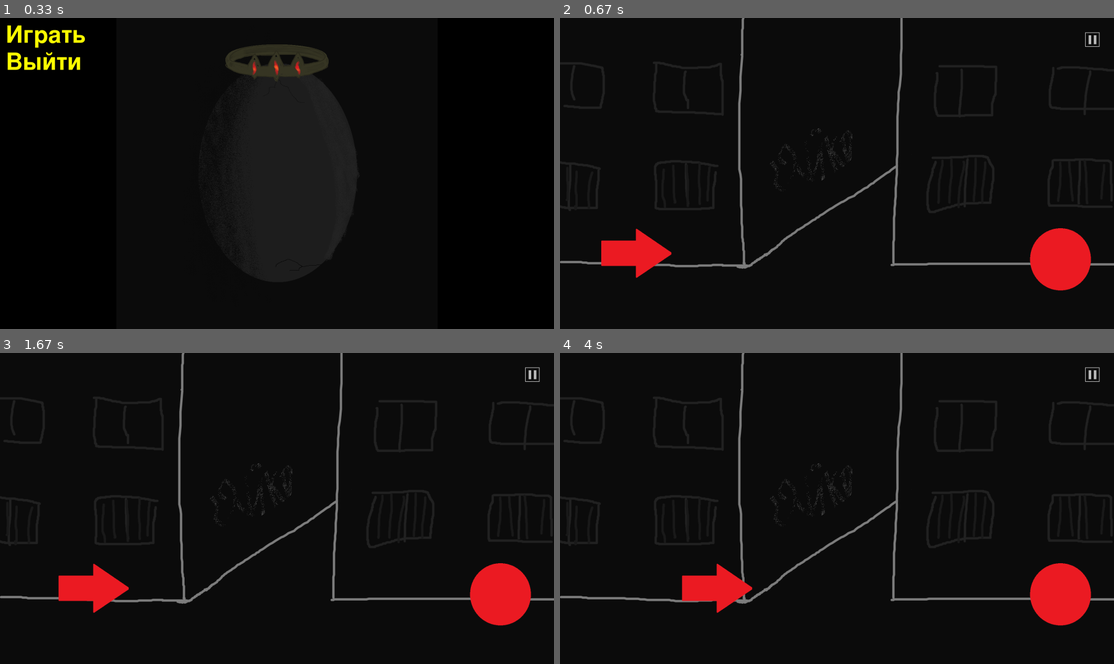
Above: before the commit, frames 1-4 (two rows, left to right).
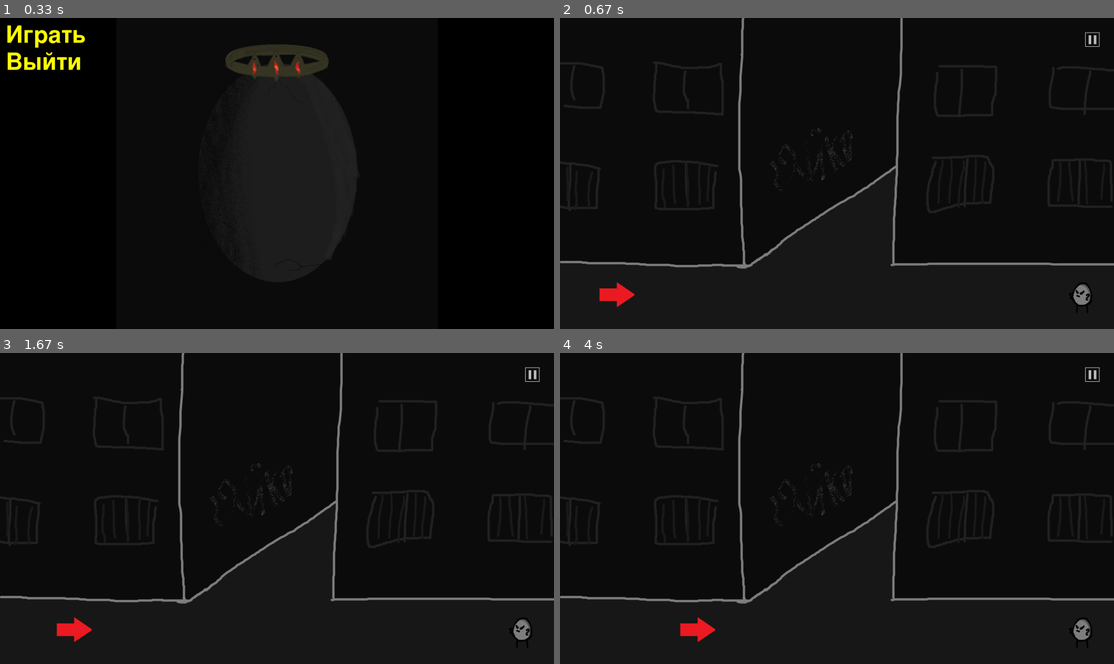
Above: after the commit, the same moments.

Repository: TANK-MARK-V/pygame
Game: pygame game, started from game.py
Two runs of this game, one before a commit and one after it. Both use one fixed random seed, a clock stepped at 60 frames per second and the inputs below.
Inputs (mouse positions are in pixels of both pictures, inside the frame that each line leads up to):
- Up to frame 1 (0.33 s): no input
- Up to frame 2 (0.67 s): click (604, 36) at 0.38 s
- Up to frame 3 (1.67 s): hold Esc 0.67-1.13 s; click (105, 461) at 1.22 s; click (83, 371) at 1.55 s
- Up to frame 4 (4 s): hold Esc 1.83-2.3 s; click (809, 589) at 2.38 s; click (643, 371) at 3.72 s

Frame 1 is identical in both runs. In frame 2, 3.2% of the frame differs, in the area x 7-96%, y 67-93%; in frame 3, 3.2%; in frame 4, 3.2%, in the area x 21-96%, y 67-93%.

Commit message:
Всё готово кроме самого главного

Diff:
--- a/class_button.py
+++ b/class_button.py
@@ -4,7 +4,7 @@
 
 class Buttons:  # Функция создания кнопок
     def __init__(self, screen, pause=False):
-        screen.blit(const.load_image('zqwt.png').convert_alpha(), (0, 0))
+        screen.blit(pygame.transform.scale(const.load_image('zqwt.png'), const.size).convert_alpha(), (0, 0))
         font = pygame.font.Font(None, 120)
         self.start = False
         self.pause = pause
--- a/class_frame.py
+++ b/class_frame.py
@@ -3,31 +3,43 @@
 
 FPS = const.FPS
 
+
 class Frames:  # Класс фреймов, для подсчёта тиков
     def __init__(self):
         self.count = 0
         self.jump = False
+        self.fall = False
         self.start_jump = 0
-        self.fall = False
         self.start_fall = 0
 
-    def check(self, player):
-        self.count += 1
-        if player.jump:
-            self.start_jump = True
-            player.jump = False
-            self.start_jump = self.count
-        if player.fall:
-            self.fall = True
-            player.fall = False
-            self.start_fall = self.count
-        if self.jump:
-            if self.count - self.start_jump < FPS:  # Проверка на то, что игрок ещё должен подниматься
+    def check(self, player, buttons):
+        if player.rect.y < const.height - const.floor[1][1] - const.sprites:  # Игрок не летит (нужно переработать)
+            player.can_fall = True
+        else:
+            player.can_fall = False
+        if buttons.start:
+            self.count += 2  # Счёт фреймов
+        if player.jump:  # Если прыгает
+            if not self.jump:  # Прыжок только начинается или уже начат
+                self.start_jump = self.count
+                self.jump = True
+            if self.count - self.start_jump < FPS // 2:  # Проверка на то, что игрок ещё должен подниматься
                 player.moving('jump')
             else:  # Игрок должен начать падать
                 self.start_jump = 0
+                player.jump = False
+                player.fall = True
                 self.jump = False
+                self.start_fall = self.count
+        if player.fall:  # Если падает
+            if not self.fall:  # Падение только началось или уже начато
+                self.start_fall = self.count
                 self.fall = True
-                self.start_fall = self.count
-        if self.fall:
-            player.moving('fall', fall=self.count - self.start_fall)
+            player.moving('fall', fall=(self.count - self.start_fall) // 2)
+        if player.right:
+            player.moving('right')
+        if player.left:
+            player.moving('left')
+        if not player.can_fall:  # Проверка на то, что приземлился
+            self.fall = False
+            player.fall = False
--- a/class_introduce.py
+++ b/class_introduce.py
@@ -4,22 +4,23 @@
 
 class Introduce:  # Класс для показа вступления
     def __init__(self):
-        self.ready = False
-        self.question = False
+        self.ready = False  # Конец вступления
+        self.question = False  # Задат вопрос
 
-    def show(self, screen, player):
-        if not self.ready:
-            screen.blit(const.load_image('fon_nachalo_1.png').convert_alpha(), (0, 0))
-            const.player_group.draw(screen)
-            screen.blit(const.load_image('враг.png', -1).convert_alpha(),
-                        (const.width - const.sprites - 50, const.barotraum))
-            if player.rect.x + const.sprites < const.width - const.sprites - 50:
-                player.moving('right')
-            else:
-                self.give_quest(screen)
-                self.question = True
+    def show(self, screen, player):  # Основные действия
+        screen.blit(pygame.transform.scale(const.load_image('fon_nachalo_1.png'), const.size), (0, 0))
+        const.player_group.draw(screen)
+        image = const.load_image('враг.png', -1)
+        screen.blit(
+            pygame.transform.flip(pygame.transform.scale(image, (const.sprites, const.sprites)), True, False),
+            (const.width - const.sprites - 50, const.barotraum))
+        if player.rect.x + const.sprites < const.width - const.sprites - 50 - 20:  # Игрок не дошёл
+            player.moving('right')
+        else:  # Дошёл
+            self.give_quest(screen)
+            self.question = True
 
-    def give_quest(self, screen):
+    def give_quest(self, screen):  # Текст для вопросов
         font = pygame.font.Font(None, 30)
         yes = font.render('Да (нажмите "Y")', True, pygame.Color('yellow'))
         no = font.render('Нет (нажмите "N")', True, pygame.Color('yellow'))
--- a/class_player.py
+++ b/class_player.py
@@ -17,6 +17,9 @@
         self.frem = 0
         self.jump = False
         self.fall = False
+        self.right = False
+        self.left = False
+        self.reverse = False
 
         self.hp = 3
 
@@ -26,25 +29,30 @@
         for j in range(rows):
             for i in range(columns):
                 frame_location = (self.rect.w * i, self.rect.h * j)
-                self.frames.append(pygame.transform.flip(sheet.subsurface(pygame.Rect(
-                    frame_location, self.rect.size)), True, False))
+                self.frames.append(pygame.transform.scale(pygame.transform.flip(sheet.subsurface(pygame.Rect(
+                    frame_location, self.rect.size)), True, False), (const.sprites, const.sprites)))
 
-    def update(self):
+    def update(self, todo):
         self.cur_frame = (self.cur_frame + 1) % len(self.frames)
-        self.image = self.frames[self.cur_frame]
+        if self.reverse:  # Если игрок шёл в другую сторону
+            self.image = pygame.transform.flip(self.frames[self.cur_frame], True, False)
+        else:
+            self.image = self.frames[self.cur_frame]
 
-    def moving(self, todo, fall=0):
+    def moving(self, todo, fall=0):  # Двигать игрока
         if todo == 'jump':
-            self.rect = self.rect.move(0, -2)
+            self.rect = self.rect.move(0, -12)
         if todo == 'fall' and self.can_fall:
             self.rect = self.rect.move(0, fall)
         if todo == 'right':
+            self.reverse = False
             self.rect = self.rect.move(FPS // 5, 0)
         if todo == 'left':
+            self.reverse = True
             self.rect = self.rect.move(-FPS // 5, 0)
-        if self.frem % (FPS // 10) == 0:
-            self.update()
+        if self.frem % (FPS // 10) == 0:  # Обновление фрейма через определённое кол-во времени
+            self.update(todo)
 
-    def hit(self, dmg):
+    def hit(self, dmg):  # Не реализованная на данный момент функция
         if pygame.sprite.spritecollideany(self, const.enemy):
             self.hp -= dmg
--- /dev/null
+++ b/class_room.py
@@ -0,0 +1,29 @@
+import pygame
+import const
+
+
+class Room:  # Класс для основной игры
+    def __init__(self, screen):
+        self.screen = screen
+        self.image = pygame.transform.scale(const.load_image("Яичное место.png"), (const.size))
+        self.bloks = const.bloks
+
+    def drawing(self, park=False):  # Все объекты
+        self.screen.blit(self.image, (0, 0))
+        self.draw_bloks(self.bloks, park)
+        const.player_group.draw(self.screen)
+
+    def draw_bloks(self, bloks, park):  # Блоки земли, на которые можно наступать
+        grass = pygame.Color(16, 82, 36)
+        pygame.draw.rect(self.screen, grass, const.floor, 0)
+        pygame.draw.rect(self.screen, grass,
+                         ((bloks[0][0], bloks[0][1]), (bloks[0][2] - bloks[0][0], bloks[0][3] - bloks[0][1])), 0)
+        pygame.draw.rect(self.screen, grass,
+                         ((bloks[2][0], bloks[2][1]), (bloks[2][2] - bloks[2][0], bloks[2][3] - bloks[2][1])), 0)
+        pygame.draw.rect(self.screen, grass,
+                         ((bloks[4][0], bloks[4][1]), (bloks[4][2] - bloks[4][0], bloks[4][3] - bloks[4][1])), 0)
+        if park:  # Если игрок добился того, что к боссу можно допрыгнуть
+            pygame.draw.rect(self.screen, grass,
+                             ((bloks[1][0], bloks[1][1]), (bloks[1][2] - bloks[1][0], bloks[1][3] - bloks[1][1])), 0)
+            pygame.draw.rect(self.screen, grass,
+                             ((bloks[3][0], bloks[3][1]), (bloks[3][2] - bloks[3][0], bloks[3][3] - bloks[3][1])), 0)
--- a/const.py
+++ b/const.py
@@ -6,13 +6,20 @@
 size = width, height = 1920, 1080
 pause_size = 50
 pause_size = (width - pause_size * 2, pause_size)
+sprites = 128
+barotraum = height - sprites - 50
+floor = 80
+bloks = (300, 100, 150)
+bloks = ((0, height - floor - bloks[2] - bloks[1], bloks[0], height - floor - bloks[2]),
+         (bloks[0], height - floor - bloks[2], bloks[0] + bloks[2], height - floor),
+         (width - bloks[0], height - floor - bloks[2] - bloks[1], width, height - floor - bloks[2]),
+         (width - bloks[0] - bloks[2], height - floor - bloks[2], width - bloks[0], height - floor),
+         (bloks[0] + 150, height - floor - bloks[2] * 2 - bloks[1] - 150,
+          width - bloks[0] - 150, height - floor - bloks[2] * 2 - 150))
+floor = ((0, height - floor), (width, floor))
 
 player_group = pygame.sprite.Group()
 enemy = pygame.sprite.Group()
-
-sprites = 256
-
-barotraum = 700
 
 
 def load_image(name, colorkey=None):
--- a/game.py
+++ b/game.py
@@ -4,6 +4,7 @@
 import class_introduce
 import class_button
 import class_pause
+import class_room
 import const
 
 if __name__ == '__main__':
@@ -14,6 +15,7 @@
     running = True
     screen = pygame.display.set_mode(const.size)
 
+    room = class_room.Room(screen)
     pause = class_pause.Pause(screen, const.pause_size)
     frame = class_frame.Frames()
     inro = class_introduce.Introduce()
@@ -22,7 +24,6 @@
     const.player_group.add(player)
 
     while running:
-        frame.check(player)
         player.frem = frame.count
         for event in pygame.event.get():
             if not buttons.start:
@@ -38,18 +39,36 @@
                 if event.key == pygame.K_ESCAPE and buttons.start:  # Проверка на нажатие паузы через "esc"
                     buttons = class_button.Buttons(screen, pause=True)
 
-                if event.key == pygame.K_y and inro.question:  # Проверка на ответ игрока
-                    inro.ready = True
-                    inro.question = False
-                if event.key == pygame.K_n and inro.question:
-                    running = False
+                if inro.question:  # Проверка на ответ игрока
+                    if event.key == pygame.K_y:
+                        inro.ready = True
+                        inro.question = False
+                        player.rect.x = const.width // 2 - const.sprites // 2
+                        player.rect.y = const.floor[0][1] - const.sprites
+                    if event.key == pygame.K_n:
+                        running = False
+
+                if inro.ready:
+                    if (event.key == pygame.K_w or event.key == pygame.K_UP) and not player.can_fall:  # Игрок может прыгать только на земле
+                        player.jump = True
+                    if event.key == pygame.K_d or event.key == pygame.K_RIGHT:
+                        player.right = True
+                    if event.key == pygame.K_a or event.key == pygame.K_LEFT:
+                        player.left = True
+            if event.type == pygame.KEYUP:  # Кнопку отпустили
+                if inro.ready:
+                    if event.key == pygame.K_d or event.key == pygame.K_RIGHT:
+                        player.right = False
+                    if event.key == pygame.K_a or event.key == pygame.K_LEFT:
+                        player.left = False
 
         if buttons.start:  # Игрок нажал "Играть"
             buttons.pause = True
             if not inro.ready:  # Проигрывание вступительного ролика
                 inro.show(screen, player)
             else:  # Основная часть игры
-                pass
+                frame.check(player, buttons)
+                room.drawing()
         if buttons.start:  # Игрок не в меню паузы
             pause.draw_pause()
         pygame.display.flip()
Binary file changed: data/fon_nachalo_1.png
Binary file changed: data/Враг.png
